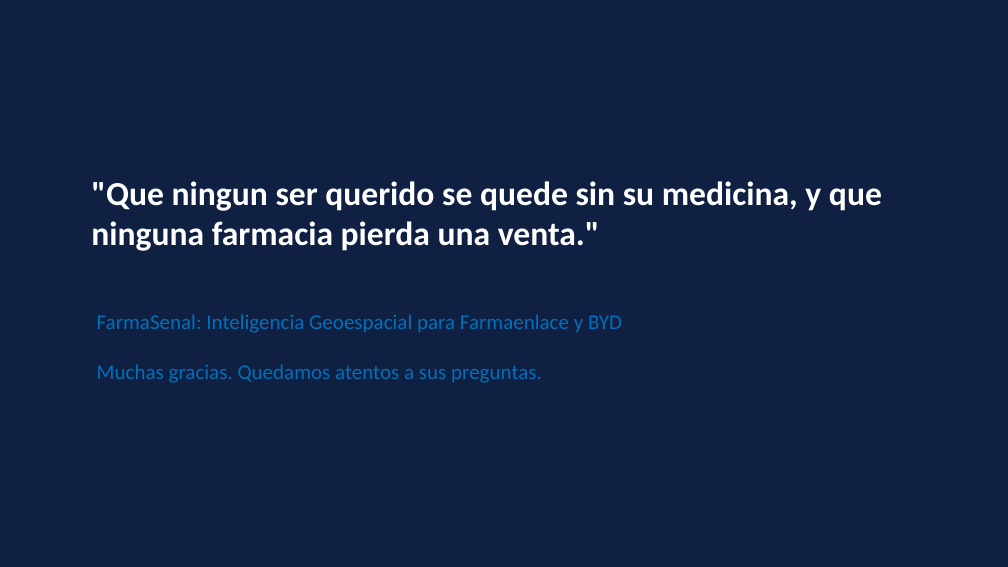
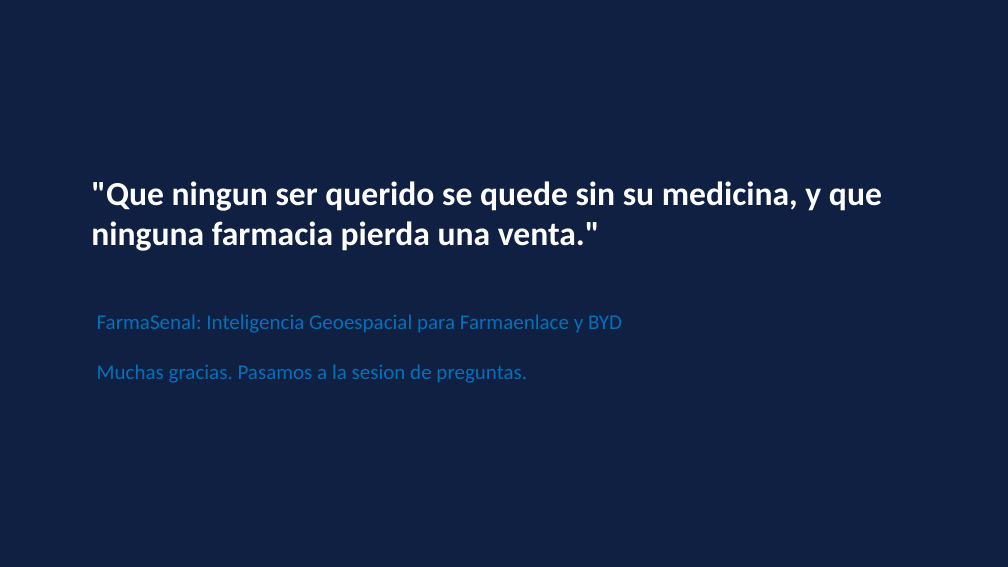
Before and after one commit to alfonso1031/Hackathon-ConnectatVentures-2026-Los21Pilotos, a slide deck: slide 6 of docs/FarmaSenal_Pitch_Presentacion.pptx (slide 8 before the commit). Drawn at 1008x567 pixels with LibreOffice and Linux fonts; fonts in the diff are those of the drawing. Boxes give left, top, right and bottom in pixels: in the first picture for what was removed or moved away, otherwise in the second. Text is boxed around its words. In the diff, an @@ line names an element or a change of style, - is before the commit and + after.

```diff
--- a/docs/FarmaSenal_Pitch_Presentacion.pptx
+++ b/docs/FarmaSenal_Pitch_Presentacion.pptx
@@ text at [97, 364, 527, 383]: text changed @@
-Muchas gracias. Quedamos atentos a sus preguntas.
+Muchas gracias. Pasamos a la sesion de preguntas.
```
Also in this commit, not shown: 5 other slides changed, 2 slides removed, 3 other files.
